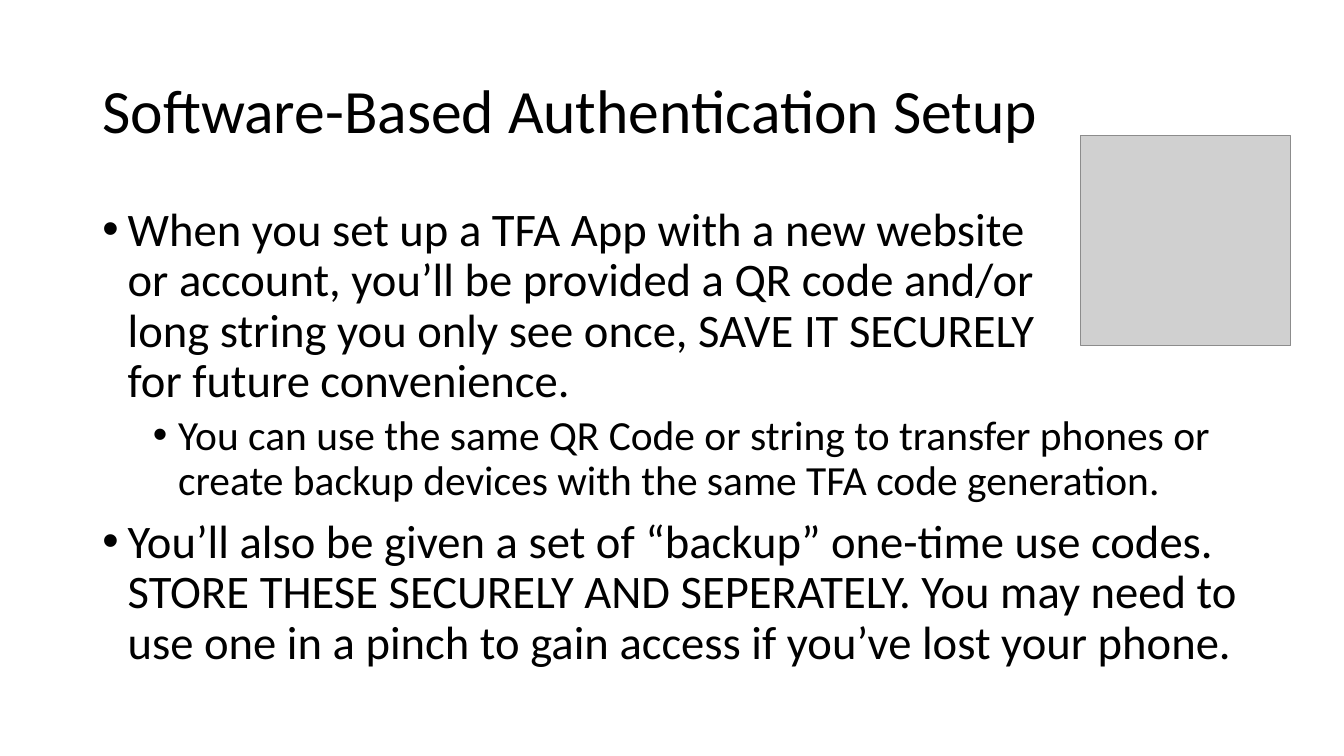
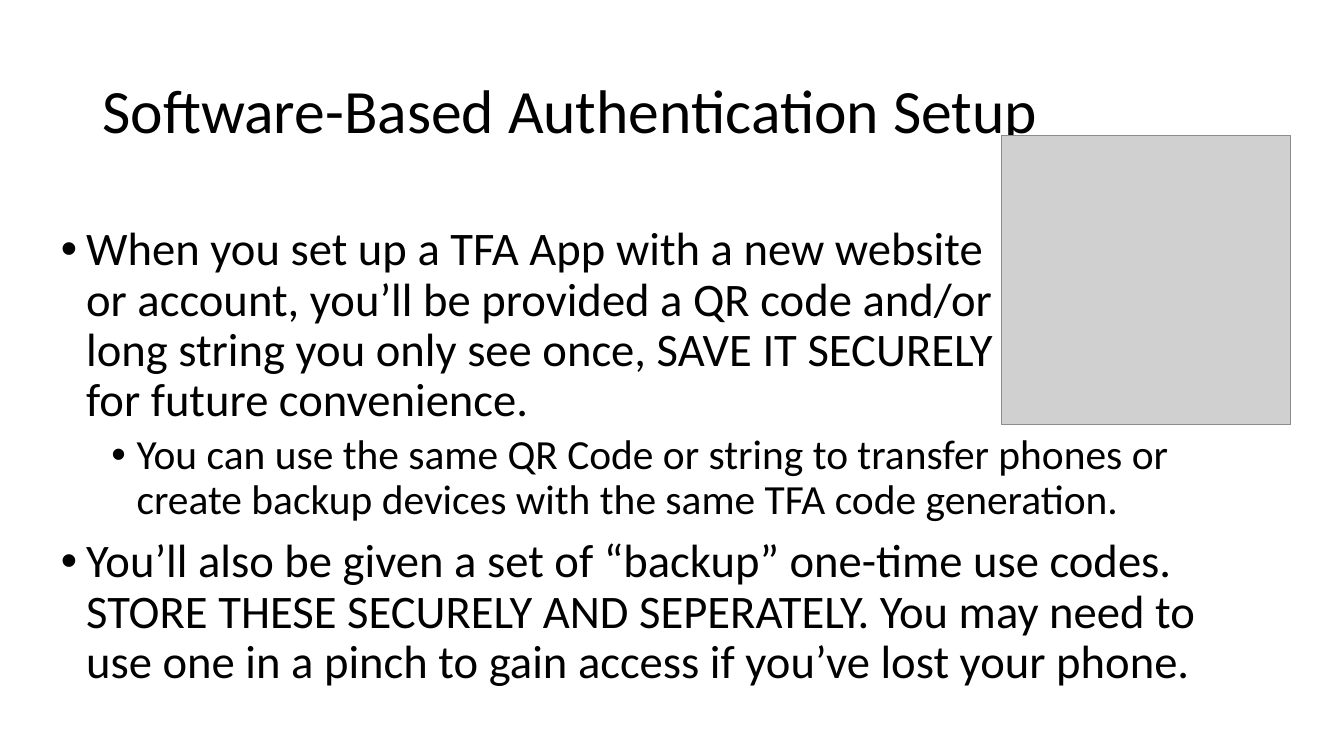
Before and after one commit to williamadba/Public-Presentations, a slide deck: slide 26 of Personal Practical Cybersecurity/Personal Practical Cybersecurity.pptx. Drawn at 1344x756 pixels with LibreOffice and Linux fonts; fonts in the diff are those of the drawing; grey boxes stand for pictures. Boxes give left, top, right and bottom in pixels: in the first picture for what was removed or moved away, otherwise in the second. Text is boxed around its words. In the diff, an @@ line names an element or a change of style, - is before the commit and + after.

```diff
--- a/Personal Practical Cybersecurity/Personal Practical Cybersecurity.pptx
+++ b/Personal Practical Cybersecurity/Personal Practical Cybersecurity.pptx
@@ picture: place and size @@
-picture at [1081,136,1291,346]
+picture at [1002,136,1292,425]
@@ text "When you set up a ...": place and size @@
-text "When you set up a ..." at [128,213,1237,667]
+text "When you set up a ..." at [86,232,1195,686]
```
Also in this commit, not shown: 4 other slides changed, 1 slide added.
